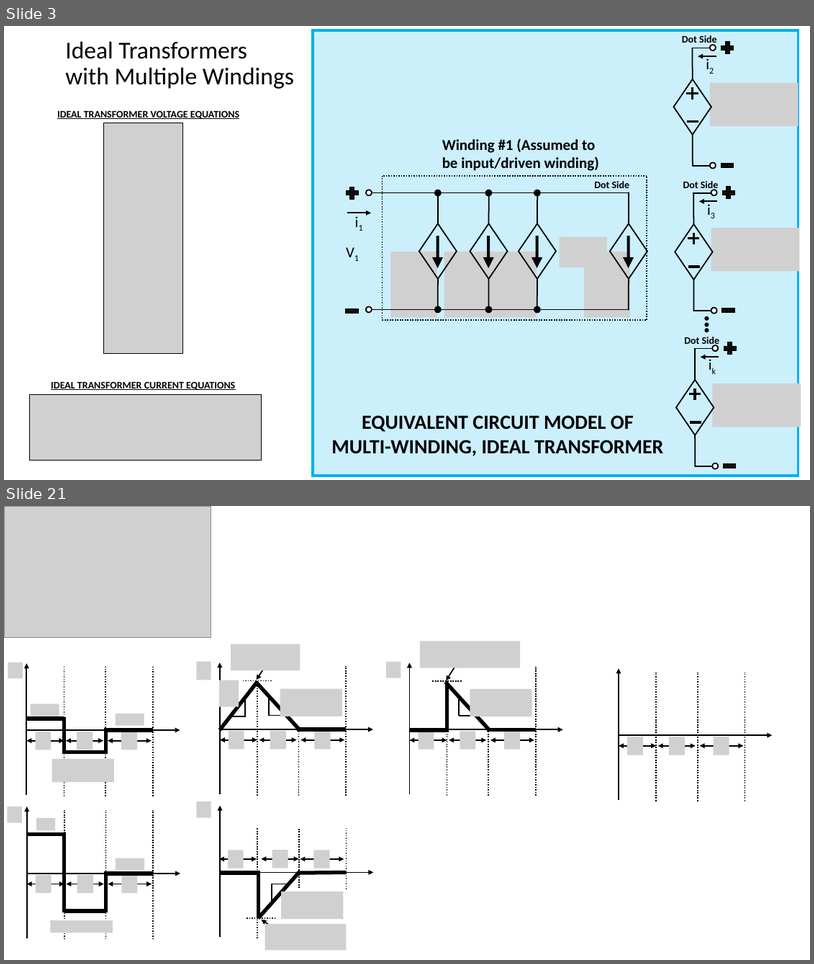
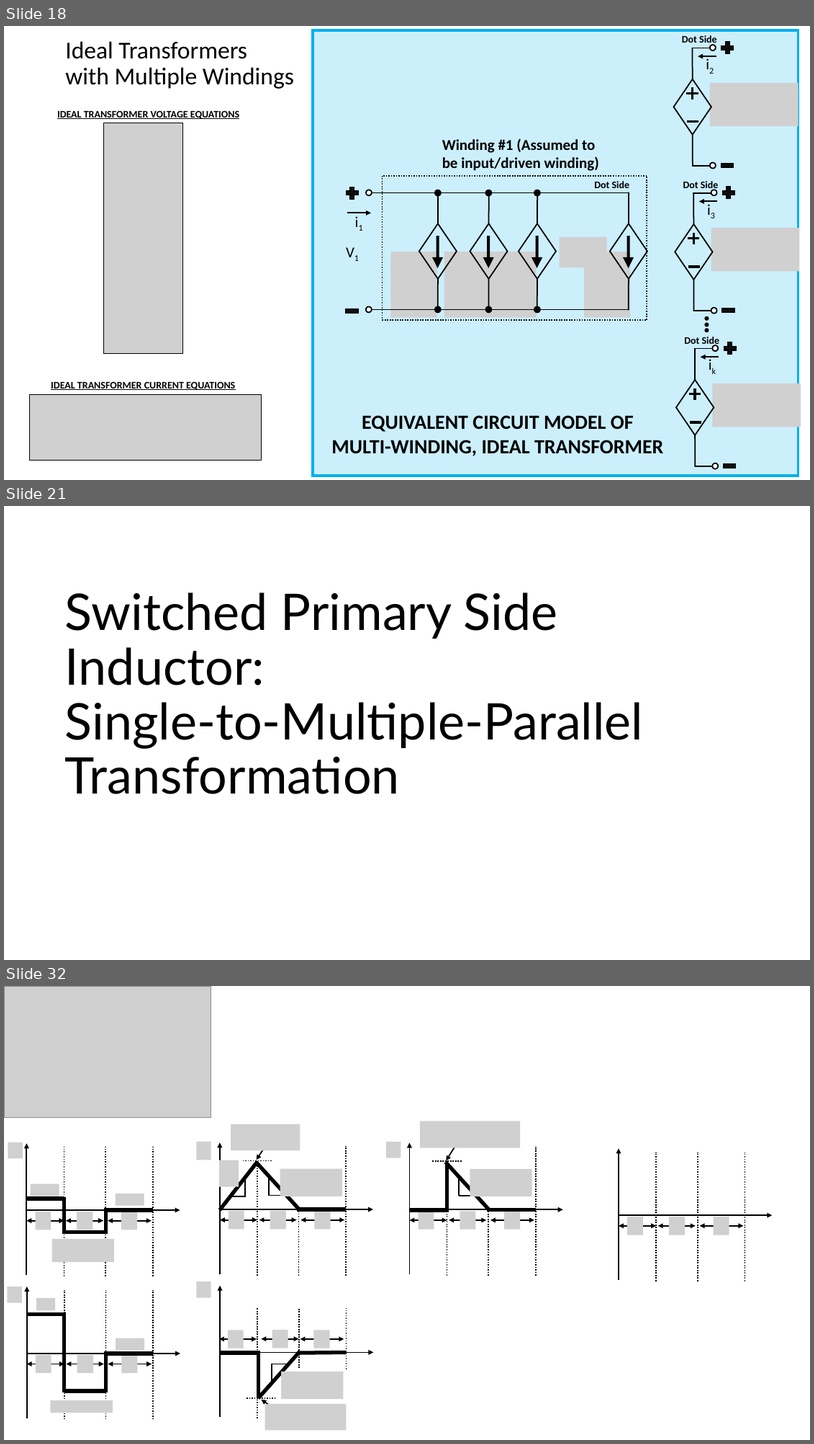
Before and after one commit to vvugh0159/LTspice_Projects, a slide deck: Flyback_Converter/Transformers_and_Flyback_Converter_DCM.pptx. Shown one above the other, each under a label of ours: slides 3 and 21 before the commit, slides 18, 21 and 32 after it; the slides between them are not shown. The pictures are 814x964 and 814x1444 pixels, drawn with LibreOffice and Linux fonts; fonts in the diff are those of the drawing; grey boxes stand for pictures; background and template pictures are left out. Boxes give left, top, right and bottom in pixels: in the first picture for what was removed or moved away, otherwise in the second. Text is boxed around its words. In the diff, an @@ line names an element or a change of style, - is before the commit and + after.

```diff
--- a/Flyback_Converter/Transformers_and_Flyback_Converter_DCM.pptx
+++ b/Flyback_Converter/Transformers_and_Flyback_Converter_DCM.pptx
@@ slide 21 added at (x1=4, y1=506, x2=810, y2=960), background #FFFFFF @@
@@ title added at (x1=65, y1=592, x2=644, y2=794), 60 pt, text #000000 @@
+Switched Primary Side Inductor:
+Single-to-Multiple-Parallel Transformation
@@ what was slide 3 is now slide 18 @@
@@ what was slide 21 is now slide 32 @@
```
Also in this commit, not shown: 4 slides changed, 10 other slides added, 8 other files.
